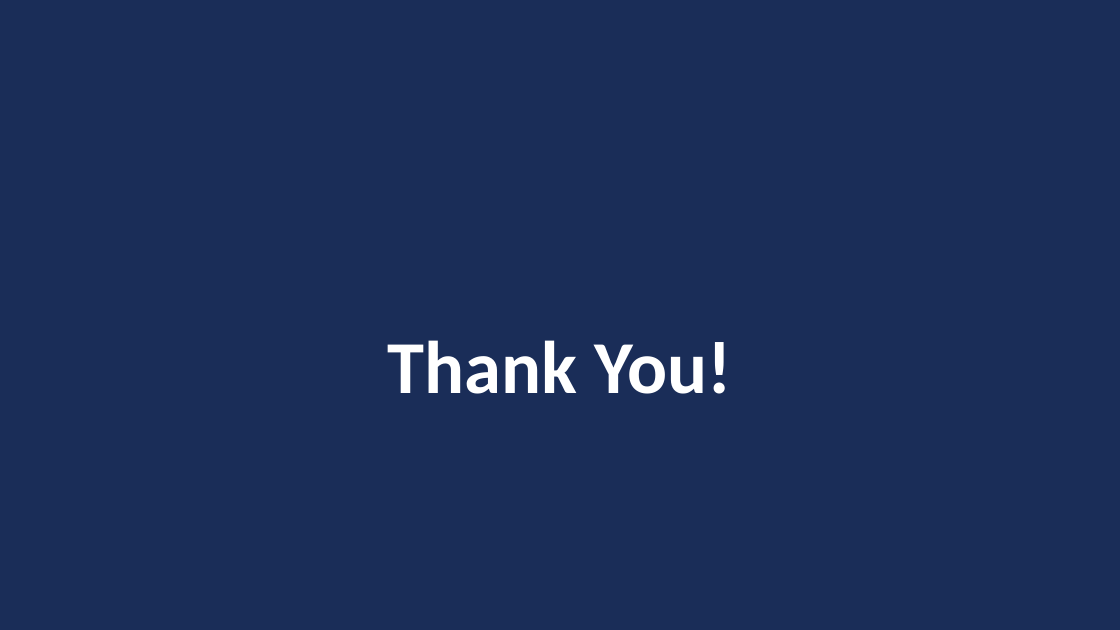
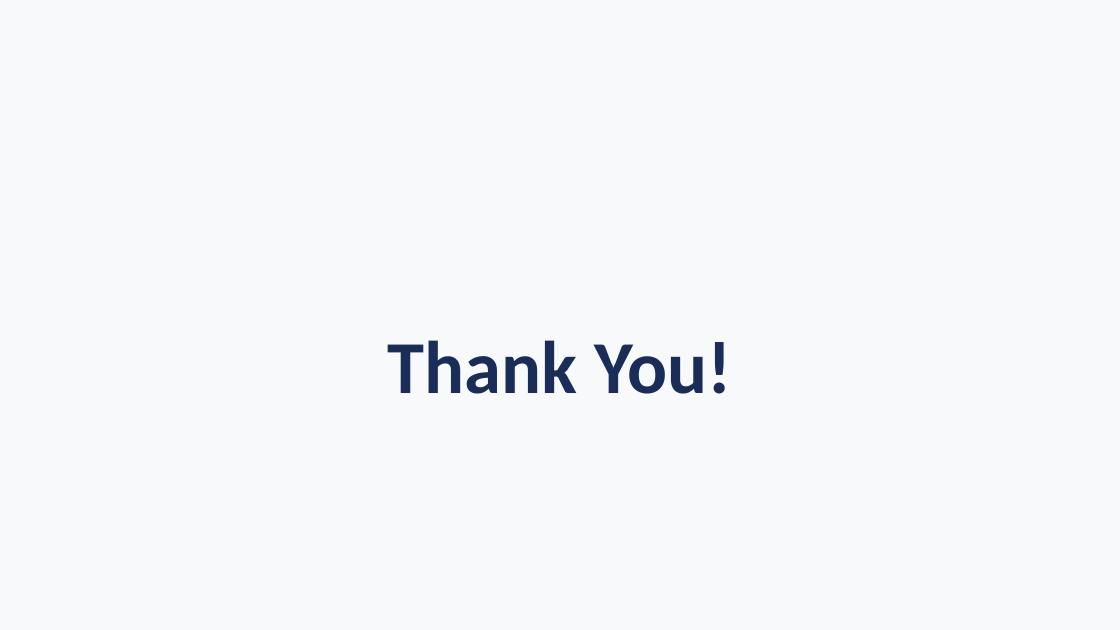
Before and after one commit to AyushAgrawal2004/SeatManagementSystem, a slide deck: slide 6 of SeatManagementSystem_Presentation.pptx. Drawn at 1120x630 pixels with LibreOffice and Linux fonts; fonts in the diff are those of the drawing. Boxes give left, top, right and bottom in pixels: in the first picture for what was removed or moved away, otherwise in the second. Text is boxed around its words. In the diff, an @@ line names an element or a change of style, - is before the commit and + after.

Commit message:
docs: use consistent light background across all presentation slides

```diff
--- a/SeatManagementSystem_Presentation.pptx
+++ b/SeatManagementSystem_Presentation.pptx
@@ background #1A2D58 to #F8F9FA @@
@@ text "Thank You!" at <box>388,340,731,394</box>: text colour #FFFFFF to #1A2D58 @@
```
Also in this commit, not shown: 5 other slides changed.
